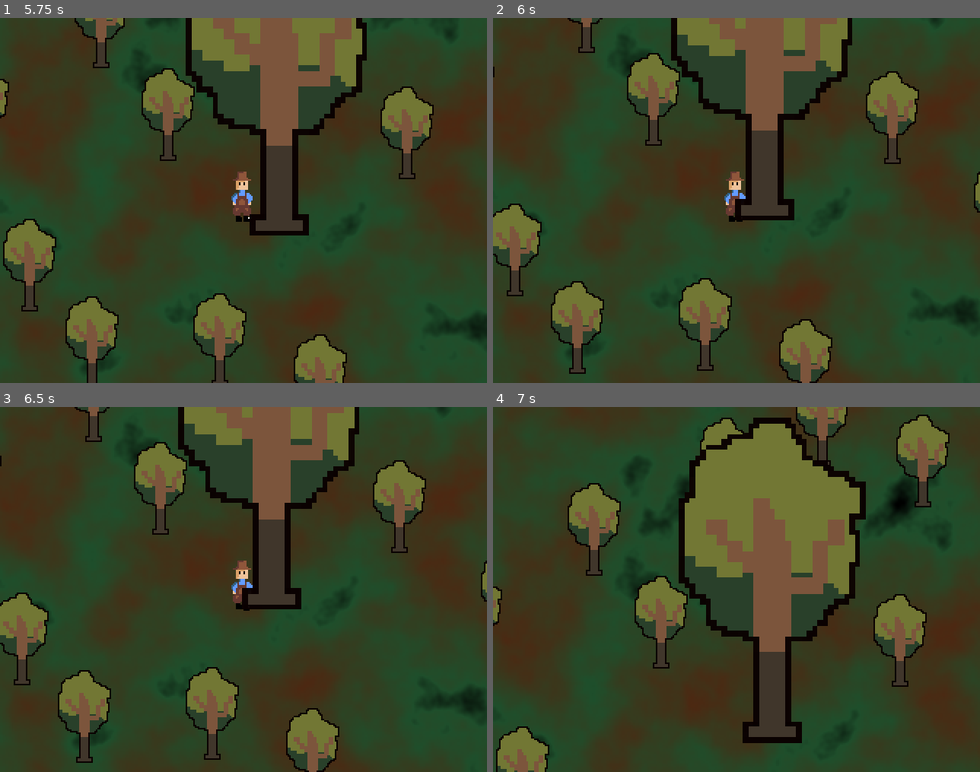
Above: before the commit, frames 1-4 (two rows, left to right).
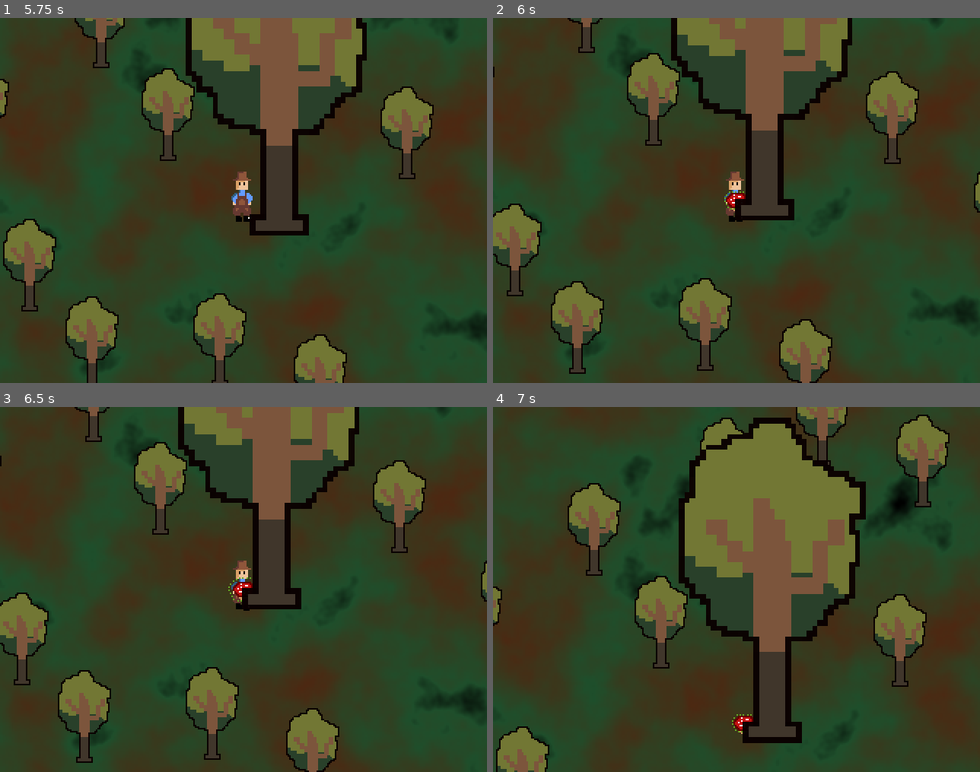
Above: after the commit, the same moments.

Repository: Eren1601/Cyberpunk-Frankenjam
Game: Godot game, scene res://scenes/World.tscn
The game is run twice, just before and just after one commit, with the same random seed, the same clock (stepped at 60 frames per second) and the same inputs.
Inputs:
- Up to frame 1 (5.75 s): tap Enter at 0.5, 5 s; hold D (move_right) 0.53-1.28 s; tap 2 (plant_mushroom) every 0.75 s from 0.6 to 5.1 s; hold S (move_down) 1.28-2.03 s; hold D (move_right) 2.03-2.78 s; hold W (move_up) 2.78-3.53 s; hold A (move_left) 3.53-5.03 s; tap Space at 4.25 s; hold S (move_down) from 5.03 s (still down)
- Up to frame 2 (6 s): release S (move_down) at 5.78 s; hold D (move_right) from 5.78 s (still down); tap 2 (plant_mushroom) at 5.85 s
- Up to frame 3 (6.5 s): keep holding D (move_right)
- Up to frame 4 (7 s): tap Space at 6.5 s; release D (move_right) at 6.53 s; hold W (move_up) from 6.53 s (still down); tap 2 (plant_mushroom) at 6.6 s

Frame 1 is identical in both runs. In frame 2, 0.1% of the frame differs, in the area x 47-52%, y 47-53%; in frame 3, 0.1%, in the area x 46-52%, y 46-54%; in frame 4, 0.1%.

Commit message:
Menu proto

Diff:
--- /dev/null
+++ b/scenes/MainMenu.tscn
@@ -0,0 +1,45 @@
+[gd_scene load_steps=3 format=3 uid="uid://b4ehtdc0b6x0o"]
+
+[ext_resource type="Script" uid="uid://dbeafb2y5bsnr" path="res://scenes/main_menu.gd" id="1_yqorp"]
+
+[sub_resource type="ViewportTexture" id="ViewportTexture_ukcvp"]
+
+[node name="Control" type="Control"]
+layout_mode = 3
+anchors_preset = 15
+anchor_right = 1.0
+anchor_bottom = 1.0
+grow_horizontal = 2
+grow_vertical = 2
+script = ExtResource("1_yqorp")
+
+[node name="TextureRect" type="TextureRect" parent="."]
+layout_mode = 1
+anchors_preset = 15
+anchor_right = 1.0
+anchor_bottom = 1.0
+grow_horizontal = 2
+grow_vertical = 2
+texture = SubResource("ViewportTexture_ukcvp")
+
+[node name="CenterContainer" type="CenterContainer" parent="."]
+layout_mode = 1
+anchors_preset = 15
+anchor_right = 1.0
+anchor_bottom = 1.0
+grow_horizontal = 2
+grow_vertical = 2
+
+[node name="VBoxContainer" type="VBoxContainer" parent="CenterContainer"]
+layout_mode = 2
+
+[node name="Play" type="Button" parent="CenterContainer/VBoxContainer"]
+layout_mode = 2
+text = "Play"
+
+[node name="Quit" type="Button" parent="CenterContainer/VBoxContainer"]
+layout_mode = 2
+text = "Quit"
+
+[node name="?" type="Button" parent="CenterContainer/VBoxContainer"]
+layout_mode = 2
--- a/scenes/Player.tscn
+++ b/scenes/Player.tscn
@@ -264,5 +264,5 @@
 [node name="Camera2D" type="Camera2D" parent="."]
 
 [node name="mushroom_time" type="Timer" parent="."]
-wait_time = 20.0
+wait_time = 5.0
 one_shot = true
--- /dev/null
+++ b/scenes/main_menu.gd
@@ -0,0 +1,19 @@
+extends Control
+
+@onready var play_button: Button = $CenterContainer/VBoxContainer/Play
+@onready var quit_button: Button = $CenterContainer/VBoxContainer/Quit
+@onready var suprise_button: Button = $"CenterContainer/VBoxContainer/?"
+func _ready() -> void:
+	play_button.pressed.connect(_on_play_pressed)
+	quit_button.pressed.connect(_on_quit_pressed)
+	suprise_button.pressed.connect(_on_suprised_pressed)
+
+
+func _on_play_pressed() -> void:
+	get_tree().change_scene_to_file("res://scenes/World.tscn")
+
+func _on_suprised_pressed() -> void:
+	OS.shell_open("https://www.youtube.com/watch?v=xvFZjo5PgG0")
+
+func _on_quit_pressed() -> void:
+	get_tree().quit()
Not shown, added: scenes/main_menu.gd.uid
